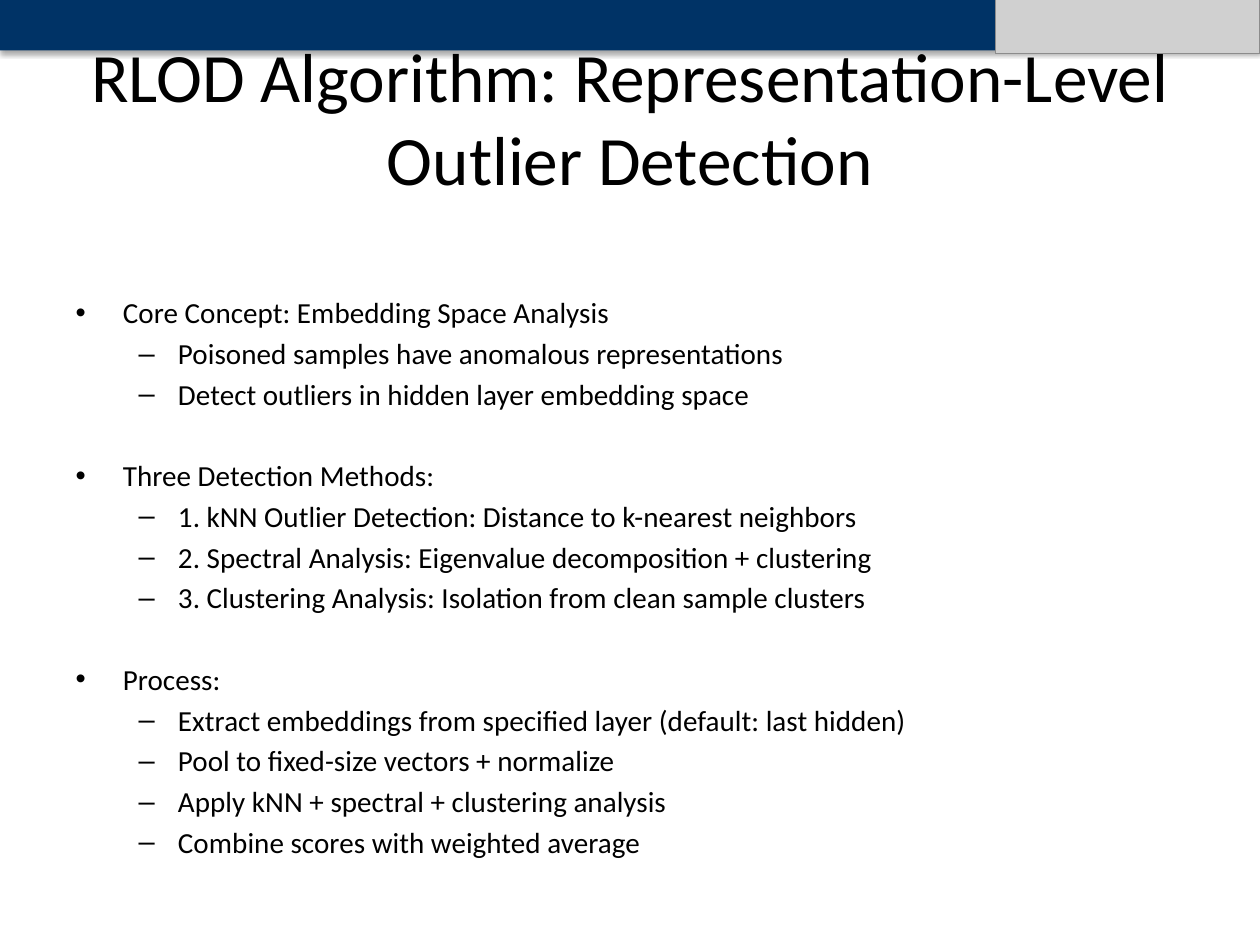
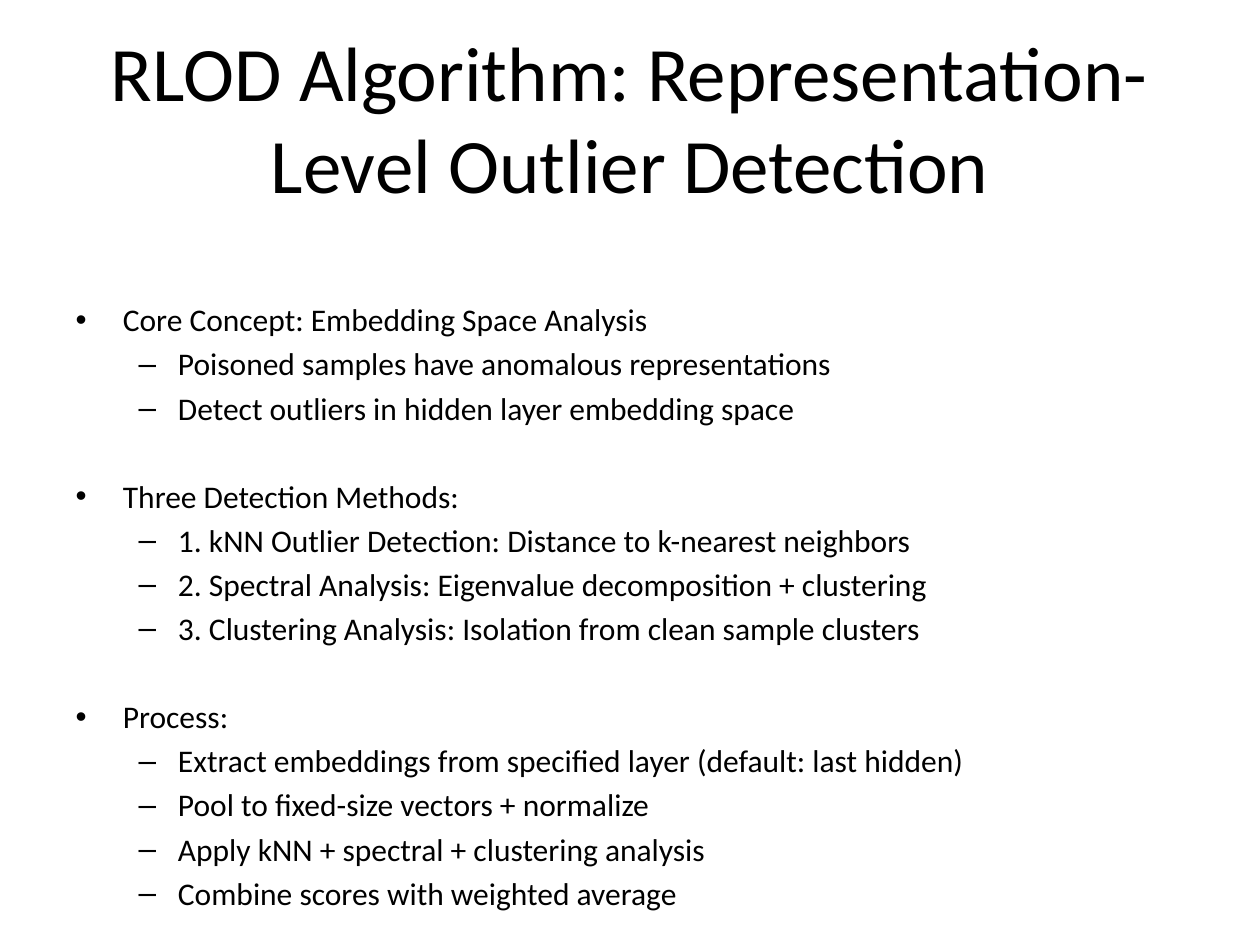
Before and after one commit to Jinendran10/Mini-Project, a slide deck: slide 8 of AI_Data_Poisoning_Mitigation_Presentation.pptx (slide 9 before the commit). Drawn at 1260x945 pixels with LibreOffice and Linux fonts; fonts in the diff are those of the drawing; grey boxes stand for pictures. Boxes give left, top, right and bottom in pixels: in the first picture for what was removed or moved away, otherwise in the second. Text is boxed around its words. In the diff, an @@ line names an element or a change of style, - is before the commit and + after.

```diff
--- a/AI_Data_Poisoning_Mitigation_Presentation.pptx
+++ b/AI_Data_Poisoning_Mitigation_Presentation.pptx
@@ rectangle removed at (x1=0, y1=0, x2=1260, y2=50) @@
@@ picture removed at (x1=995, y1=0, x2=1260, y2=53) @@
@@ title "RLOD Algorithm: Representation-Level Outlier Detection" at (x1=111, y1=47, x2=1147, y2=194): size 39.6 to 44 pt @@
@@ text "Core Concept: Embedding Space Analysis" at (x1=123, y1=309, x2=963, y2=911): size 16.6 to 18 pt @@
```
Also in this commit, not shown: 16 other slides changed, 1 slide added, 2 slides removed, 5 other files.
